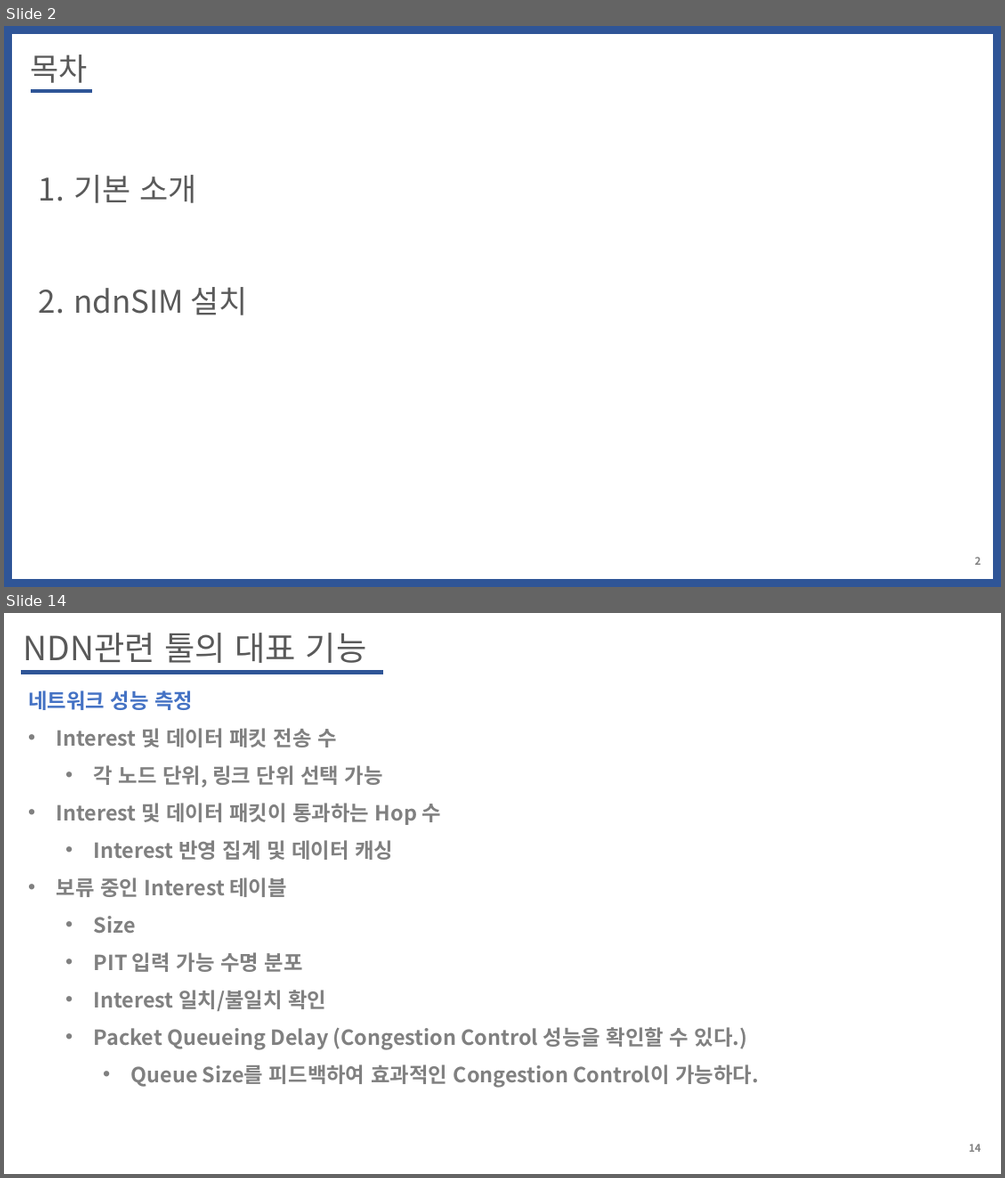
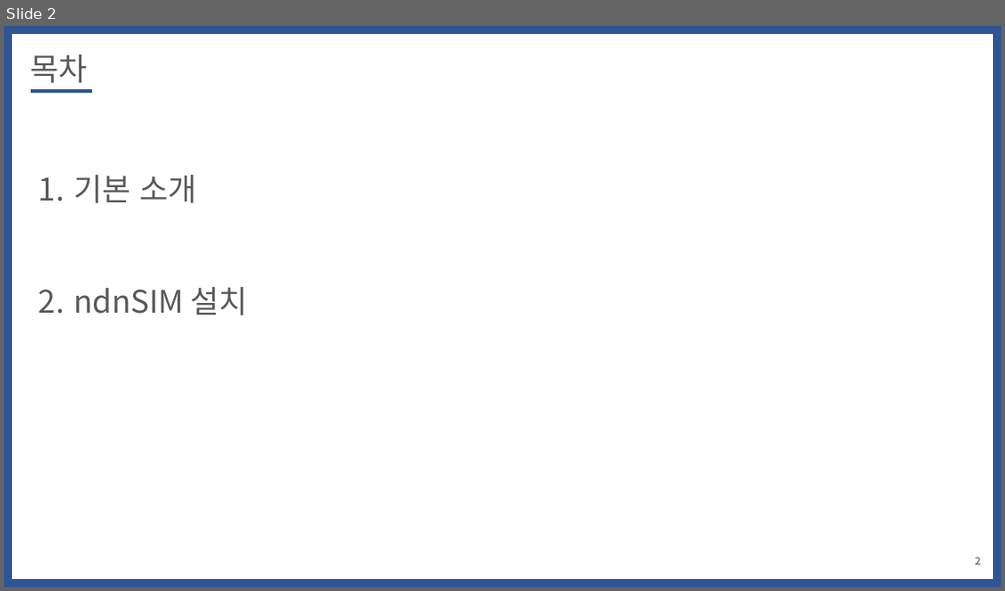
Before and after one commit to WoogiBoogi1129/ICN-NDN, a slide deck: Named-Data-Net/PPT/NDN_Tutorial_ndnSIM_Install.pptx. Shown one above the other, each under a label of ours: slides 2 and 14 before the commit, slide 2 after it; the slides between them are not shown. The pictures are 1005x1178 and 1005x591 pixels, drawn with LibreOffice and Linux fonts; fonts in the diff are those of the drawing. Boxes give left, top, right and bottom in pixels: in the first picture for what was removed or moved away, otherwise in the second. Text is boxed around its words. In the diff, an @@ line names an element or a change of style, - is before the commit and + after.

```diff
--- a/Named-Data-Net/PPT/NDN_Tutorial_ndnSIM_Install.pptx
+++ b/Named-Data-Net/PPT/NDN_Tutorial_ndnSIM_Install.pptx
@@ slide 14 removed at box(4, 613, 1001, 1174), background #FFFFFF @@
@@ text removed at box(23, 633, 367, 663) @@
-NDN관련 툴의 대표 기능
@@ line removed from (21, 672) to (383, 672) @@
@@ text removed at box(28, 690, 759, 1087) @@
-네트워크 성능 측정
-• Interest 및 데이터 패킷 전송 수
-  • 각 노드 단위, 링크 단위 선택 가능
-• Interest 및 데이터 패킷이 통과하는 Hop 수
-  • Interest 반영 집계 및 데이터 캐싱
-• 보류 중인 Interest 테이블
-  • Size
-  • PIT 입력 가능 수명 분포
-  • Interest 일치/불일치 확인
-  • Packet Queueing Delay (Congestion Control 성능을 확인할 수 있다.)
-    • Queue Size를 피드백하여 효과적인 Congestion Control이 가능하다.
@@ page number removed at box(969, 1143, 981, 1151) @@
-14
```
Also in this commit, not shown: 2 slides changed, 8 slides added, 9 other slides removed, 1 other file.
